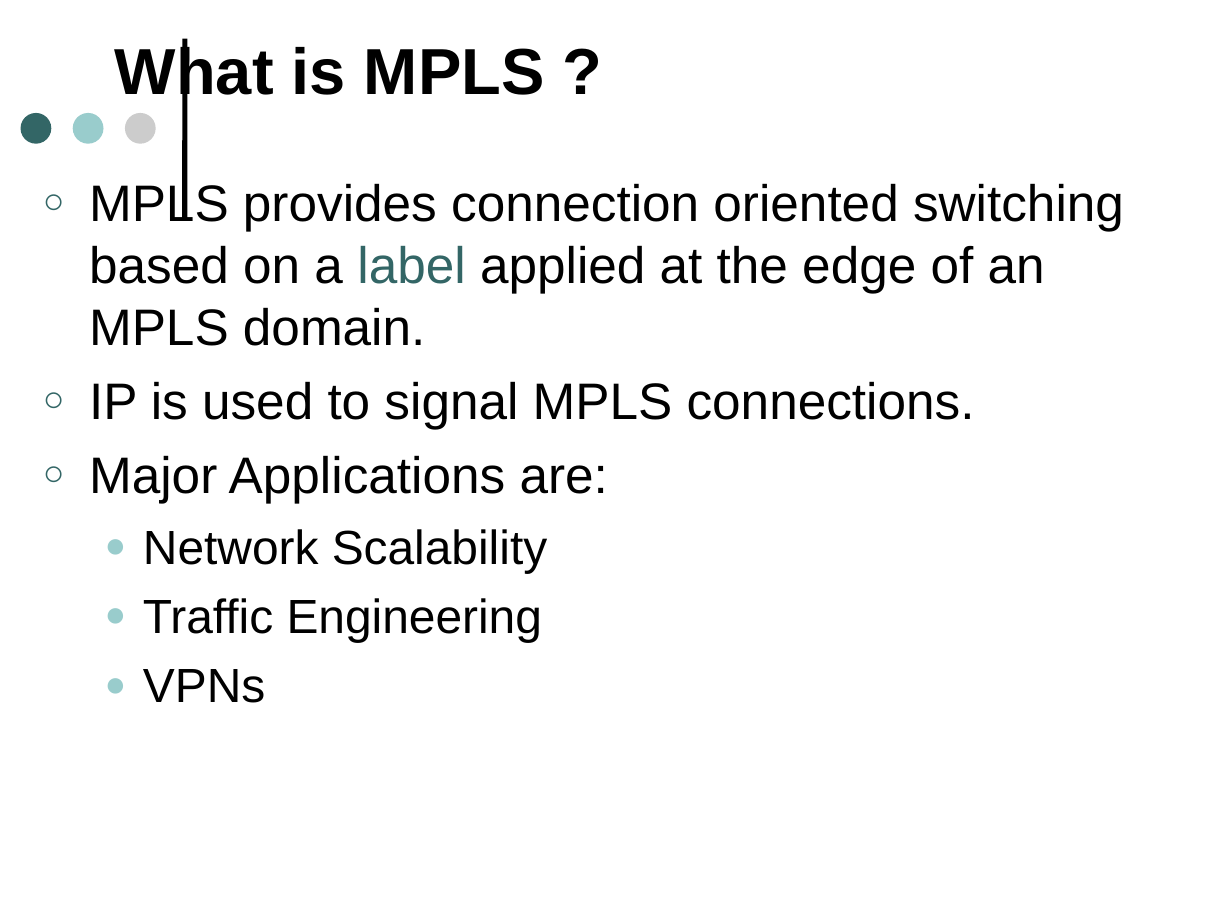
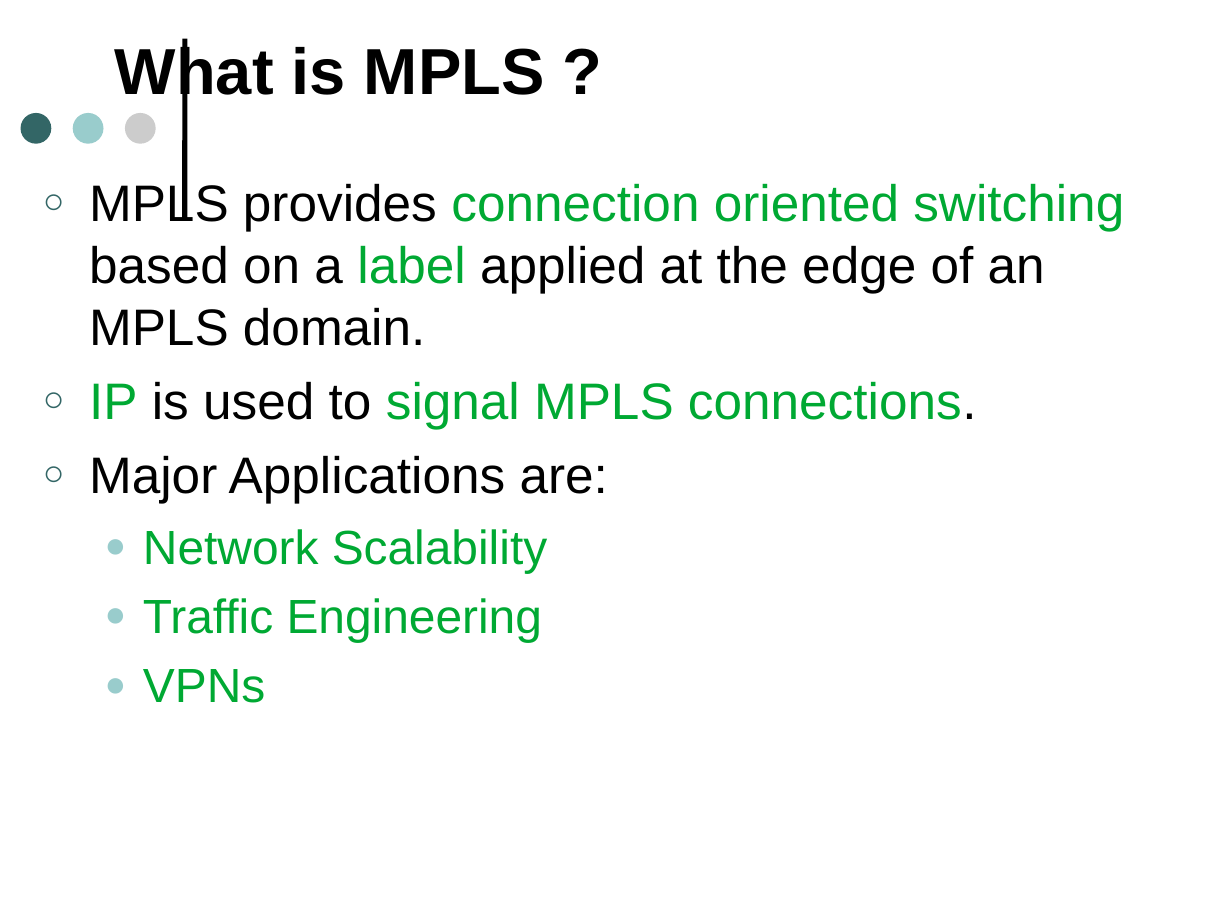
Before and after one commit to SahanWeerasiri/sem4, a slide deck: slide 27 of Computer Networks/WANs.odp. Drawn at 1232x924 pixels with LibreOffice and Linux fonts; fonts in the diff are those of the drawing. Boxes give left, top, right and bottom in pixels: in the first picture for what was removed or moved away, otherwise in the second. Text is boxed around its words. In the diff, an @@ line names an element or a change of style, - is before the commit and + after.

```diff
--- a/Computer Networks/WANs.odp
+++ b/Computer Networks/WANs.odp
@@ text at [89,180,1124,703]: text colour #000000 to #00A933 in "connection oriented switching", "IP signal MPLS connections.", "Network Scalability", "Traffic Engineering" and 1 more places; text colour #336666 to #00A933 in "label" @@
```
Also in this commit, not shown: 25 other slides changed.
